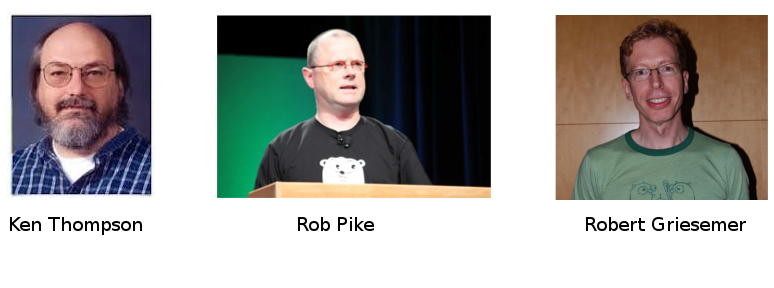
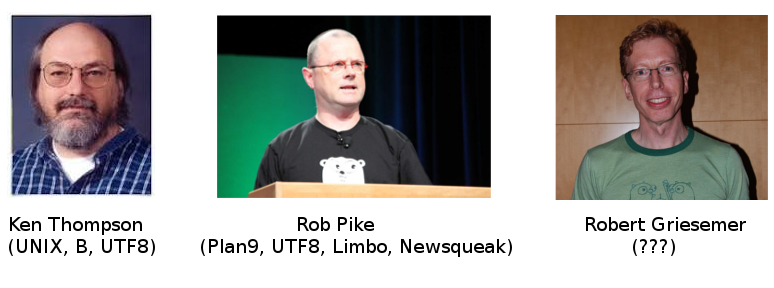
The second 774 x 288 image is a revision of the first. Changes to its layers:
painted on "Ken Thompson Rob Pike R..." over 9, 239, 675, 257
